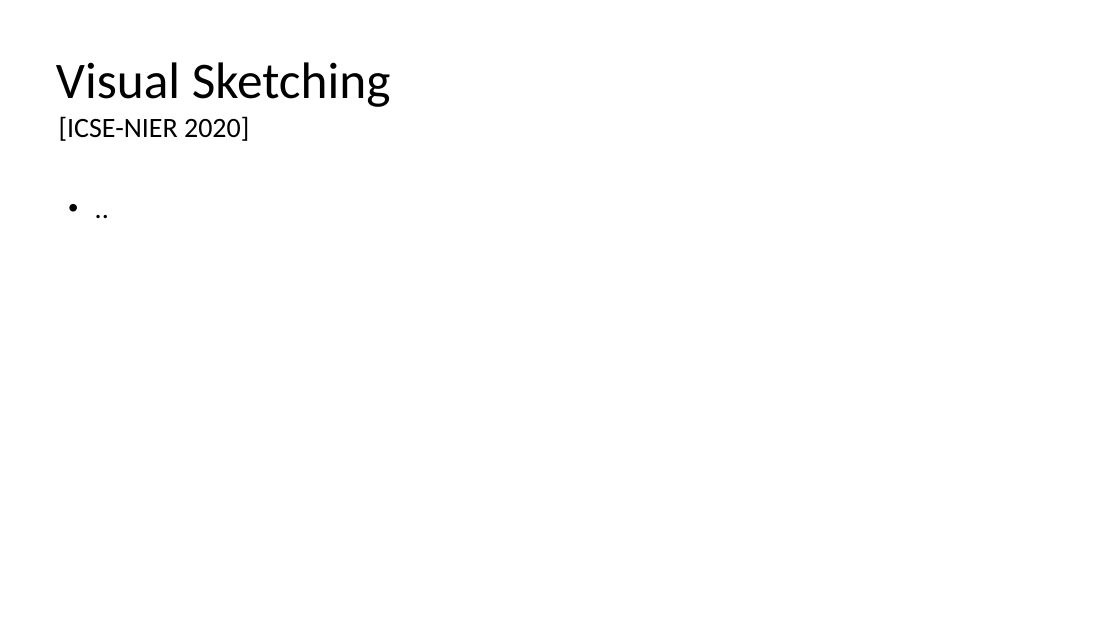
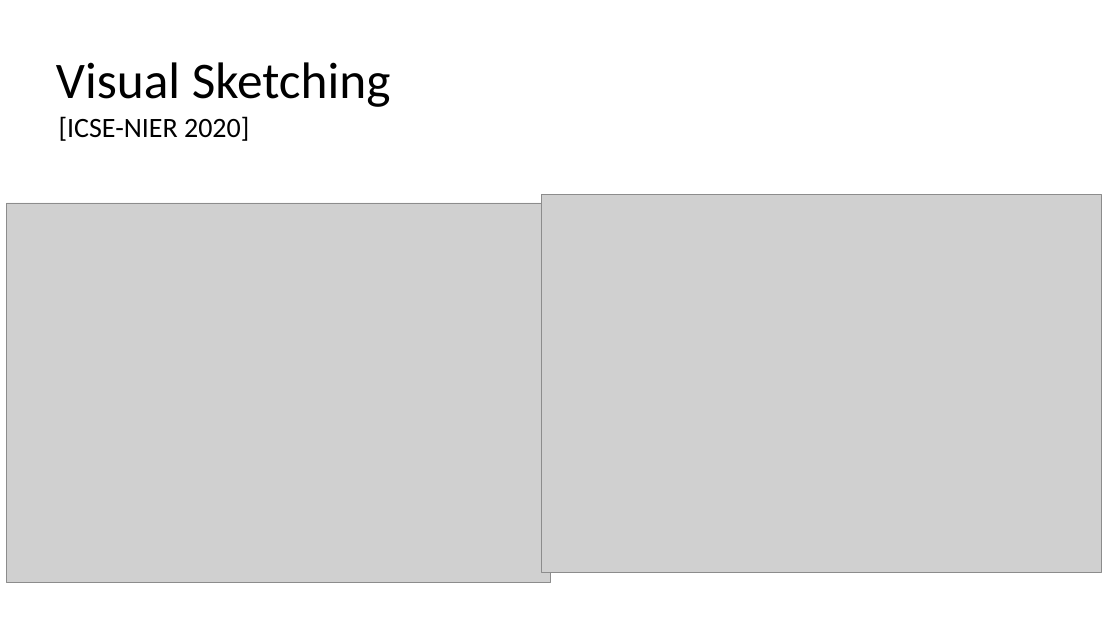
Before and after one commit to damorim/testing-cin-minicourse, a slide deck: slide 104 of testing-minicourse.pptx. Drawn at 1120x630 pixels with LibreOffice and Linux fonts; fonts in the diff are those of the drawing; grey boxes stand for pictures. Boxes give left, top, right and bottom in pixels: in the first picture for what was removed or moved away, otherwise in the second. Text is boxed around its words. In the diff, an @@ line names an element or a change of style, - is before the commit and + after.

```diff
--- a/testing-minicourse.pptx
+++ b/testing-minicourse.pptx
@@ picture added at (x1=7, y1=203, x2=551, y2=583) @@
@@ text removed at (x1=57, y1=185, x2=1120, y2=630) @@
-• ..
@@ picture added at (x1=541, y1=195, x2=1102, y2=572) @@
```
Also in this commit, not shown: 10 other slides changed, 1 slide removed, 1 other file.
